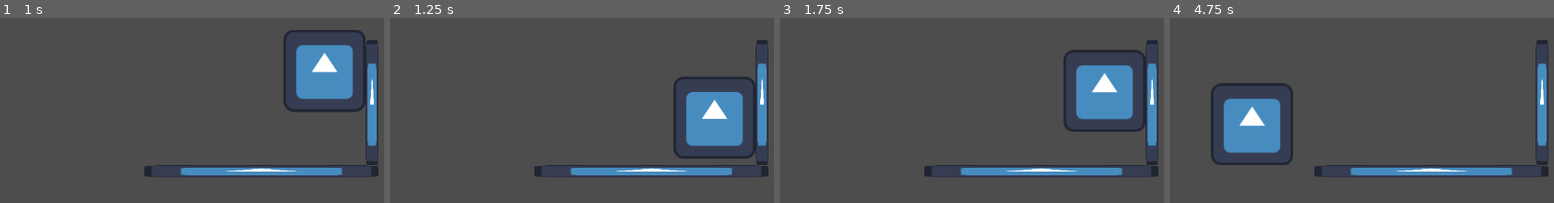
Above: before the commit, frames 1-4 (left to right).
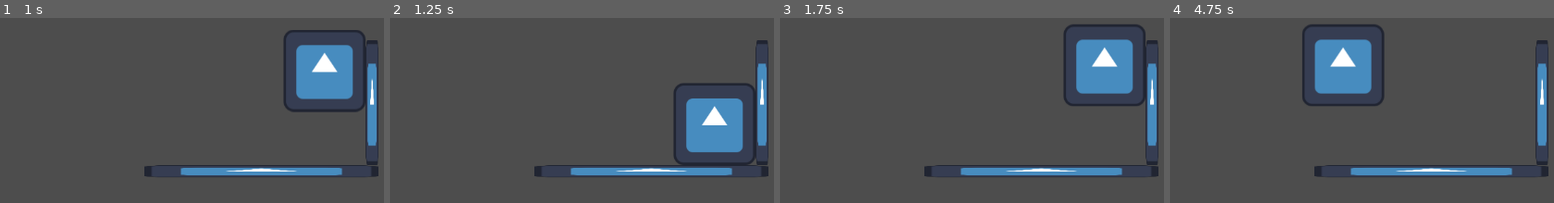
Above: after the commit, the same moments.

Repository: arcality/Built-to-Scale-GMTK-2024
Game: Godot game, scene res://scenes/main.tscn
Same seed, same stepped clock (60 frames per second), same inputs: the game is played once before the commit and once after it. The engine's default icon, where the game draws it, is replaced by a stand-in: a white triangle on a blue panel in a dark square.
Inputs:
- Up to frame 1 (1 s): tap Enter at 0.5 s; hold D (move_right) from 0.53 s (still down); hold Space (jump) from 0.53 s (still down)
- Up to frame 2 (1.25 s): keep holding D (move_right); keep holding Space (jump)
- Up to frame 3 (1.75 s): keep holding D (move_right); release Space (jump) at 1.28 s; tap Space (jump) at 1.35, 1.52 s
- Up to frame 4 (4.75 s): tap Space (jump) at 1.82, 2.85, 3.02, 3.32, 4.35, 4.52 s; release D (move_right) at 2.03 s; hold A (move_left) 2.03-2.78 s; hold Space (jump) 2.03-2.78 s; hold D (move_right) 2.78-4.28 s; hold Space (jump) 3.53-4.28 s; hold A (move_left) from 4.28 s (still down)

Frame 1 is identical in both runs. In frame 2, 2.7% of the frame differs, in the area x 73-96%, y 32-80%; in frame 3, 5.9%; in frame 4, 11%, in the area x 10-56%, y 3-80%.

Commit message:
added comments and cleaned up files
also added nonfunctional climbing state

Diff:
--- a/scenes/player.tscn
+++ b/scenes/player.tscn
@@ -1,13 +1,14 @@
-[gd_scene load_steps=10 format=3 uid="uid://dol4ikt2xc18v"]
+[gd_scene load_steps=11 format=3 uid="uid://dol4ikt2xc18v"]
 
 [ext_resource type="Texture2D" uid="uid://csjndqq7tdjkm" path="res://icon.svg" id="1_adi12"]
-[ext_resource type="Script" path="res://scenes/player.gd" id="1_vscu2"]
-[ext_resource type="Script" path="res://scenes/state-machine/FiniteStateMachine.gd" id="2_51co4"]
-[ext_resource type="Script" path="res://scenes/state-machine/idle.gd" id="4_oixml"]
-[ext_resource type="Script" path="res://scenes/state-machine/running.gd" id="5_4wmna"]
-[ext_resource type="Script" path="res://scenes/state-machine/jumping.gd" id="6_1pvae"]
-[ext_resource type="Script" path="res://scenes/state-machine/falling.gd" id="7_rlv7g"]
-[ext_resource type="Script" path="res://scenes/state-machine/dashing.gd" id="8_3whrh"]
+[ext_resource type="Script" path="res://scripts/player.gd" id="1_vscu2"]
+[ext_resource type="Script" path="res://scripts/state-machine/FiniteStateMachine.gd" id="2_51co4"]
+[ext_resource type="Script" path="res://scripts/state-machine/idle.gd" id="4_oixml"]
+[ext_resource type="Script" path="res://scripts/state-machine/running.gd" id="5_4wmna"]
+[ext_resource type="Script" path="res://scripts/state-machine/jumping.gd" id="6_1pvae"]
+[ext_resource type="Script" path="res://scripts/state-machine/falling.gd" id="7_rlv7g"]
+[ext_resource type="Script" path="res://scripts/state-machine/dashing.gd" id="8_3whrh"]
+[ext_resource type="Script" path="res://scripts/state-machine/clinging.gd" id="9_k8hsb"]
 
 [sub_resource type="RectangleShape2D" id="RectangleShape2D_bn55i"]
 size = Vector2(128, 128)
@@ -45,4 +46,7 @@
 wait_time = 0.357
 one_shot = true
 
+[node name="Clinging" type="Node" parent="FiniteStateMachine"]
+script = ExtResource("9_k8hsb")
+
 [connection signal="timeout" from="FiniteStateMachine/Dashing/Timer" to="FiniteStateMachine/Dashing" method="_on_timer_timeout"]
--- a/scenes/player.gd
+++ b/scripts/player.gd
@@ -1,5 +1,5 @@
 extends CharacterBody2D
-class_name Player
+class_name Player # so that autocompletion partially works
 
 var gravity := 2000.0
 var speed := 10000.0
@@ -11,6 +11,12 @@
 # can be "jumping" or "dashing" or (WIP) "umbrellaing"
 
 @export var active_arm_state : String
+# doesn't quite have same functionality as active_jetpack_state, but is still
+# being used to keep track of arms
+#
+# will eventually have "clinging" "climbing" "walljumping"
+# and (maybe) "jumping" for jump boosting arms (that won't be connected to a
+# script though)
 
 # DISREGARD THIS
 # maybe i can signal from the states to here, and determine which action to switch to
@@ -49,11 +55,13 @@
 
 	move_and_slide()
 
+# old functionality that is still used, but should be replaced with
+# Input.is_action_just_pressed() in scripts that use this
 func trying_jump() -> bool:
 	if Input.is_action_pressed("jump"):
 		return true
-
 	return false
 
+# returns the movement direction
 func movement_direction() -> float:
 	return Input.get_axis("move_left", "move_right")
--- /dev/null
+++ b/scripts/state-machine/clinging.gd
@@ -0,0 +1,18 @@
+extends State
+
+var player : Player
+
+# doesn't work yet
+
+func Enter():
+	player = owner
+	player.special_jump_used = false
+	player.gravity = 0
+	player.velocity.y = 0
+
+
+func Exit():
+	player.gravity = 2000
+
+func Update(_delta:float):
+	pass
--- a/scenes/state-machine/falling.gd
+++ b/scripts/state-machine/falling.gd
@@ -8,6 +8,7 @@
 	speed = player.speed
 
 func Update(delta:float):
+	# player can control position in air
 	var horizontal_direction = player.movement_direction()
 	player.velocity.x = horizontal_direction * speed * delta
 
@@ -15,6 +16,11 @@
 		state_transition.emit(self, "idle")
 		print("transition to idle")
 
+	# checks if the player is touching a wall and falling down
+	if player.is_on_wall() and player.velocity.y > 0:
+		state_transition.emit(self,player.active_jetpack_state)
+	# this might now work yet
+
 	if not player.special_jump_used and Input.is_action_just_pressed("jump"):
 		player.special_jump_used = true
 		state_transition.emit(self, player.active_jetpack_state)
--- a/scenes/state-machine/idle.gd
+++ b/scripts/state-machine/idle.gd
@@ -3,6 +3,7 @@
 var player : Player
 
 func Enter():
+	# sets player to root of scene
 	player = owner
 	player.special_jump_used = false
 
@@ -13,7 +14,7 @@
 	if player.movement_direction() != 0:
 		state_transition.emit(self, "running")
 		print("transition to running")
-	# makes sure that this was not triggered by stopping the spin
+
 	if player.trying_jump() and player.is_on_floor():
 		state_transition.emit(self, "jumping")
 		print("transition to jumping from idle")
--- a/scenes/state-machine/jumping.gd
+++ b/scripts/state-machine/jumping.gd
@@ -1,6 +1,8 @@
 extends State
 
 var player : Player
+
+# executed quickly before transitioning to falling
 
 func Enter():
 	player = owner
--- a/scenes/state-machine/running.gd
+++ b/scripts/state-machine/running.gd
@@ -7,9 +7,10 @@
 	# stores the parent player node as "player"
 	player = owner
 
-	# since different runs might have different speeds, i am setting the player speed here.
-	# this way the jumping and falling states can access the player's speed without needing
-	# to access which running state is being used by the robot
+	# since different runs might have different speeds, i am setting the player
+	# speed here.
+	# this way the other states can access the player's speed without needing
+	# to know which running state is being used by the robot
 	player.speed = 10000
 	speed = player.speed
 
@@ -18,7 +19,8 @@
 	pass
 
 func Update(delta:float):
-	# directly changes horizontal velocity depending on left/right directional keys
+	# directly changes horizontal velocity depending on left/right directional
+	# keys
 	var horizontal_direction = player.movement_direction()
 	player.velocity.x = horizontal_direction * speed * delta
 
Renamed: scenes/state-machine/FiniteStateMachine.gd -> scripts/state-machine/FiniteStateMachine.gd
Renamed: scenes/state-machine/State.gd -> scripts/state-machine/State.gd
Renamed: scenes/state-machine/dashing.gd -> scripts/state-machine/dashing.gd
